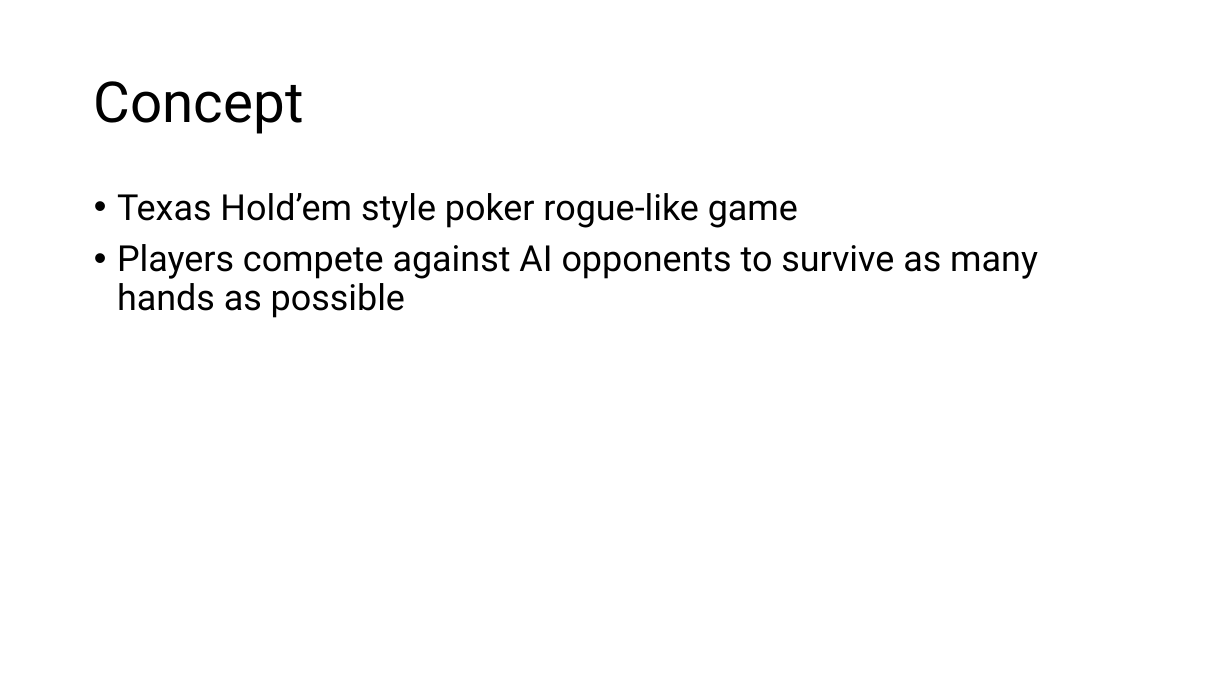
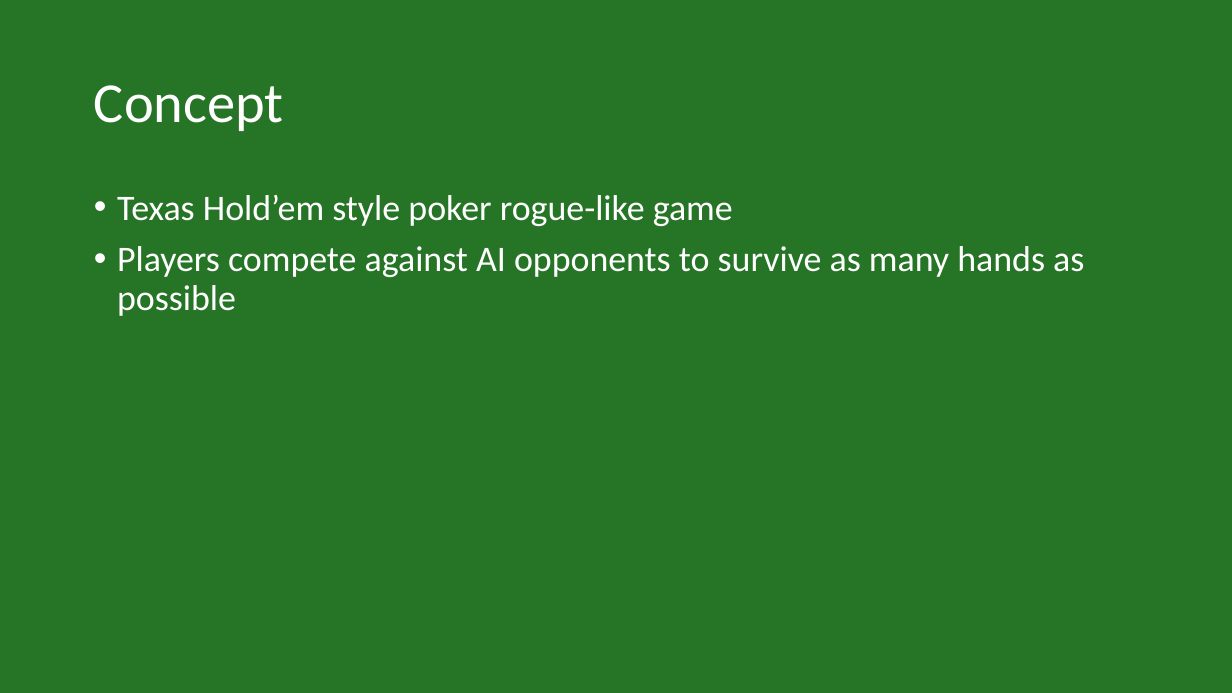
Before and after one commit to IsabelHampton/bluffs-and-bribes, a slide deck: slide 2 of Docs/Bluffs & Bribes Pitch.pptx. Drawn at 1232x693 pixels with LibreOffice and Linux fonts; fonts in the diff are those of the drawing. Boxes give left, top, right and bottom in pixels: in the first picture for what was removed or moved away, otherwise in the second. Text is boxed around its words. In the diff, an @@ line names an element or a change of style, - is before the commit and + after.

```diff
--- a/Docs/Bluffs & Bribes Pitch.pptx
+++ b/Docs/Bluffs & Bribes Pitch.pptx
@@ background #FFFFFF to #267426 @@
@@ title "Concept" at (x1=94, y1=85, x2=284, y2=131): font Roboto to Calibri, text colour #000000 to #FFFFFF @@
@@ text "Texas Hold’em style poker rogue-like ..." at (x1=117, y1=195, x2=1084, y2=316): font Roboto to Calibri, text colour #000000 to #FFFFFF @@
```
Also in this commit, not shown: 7 other slides changed, 8 other files.
